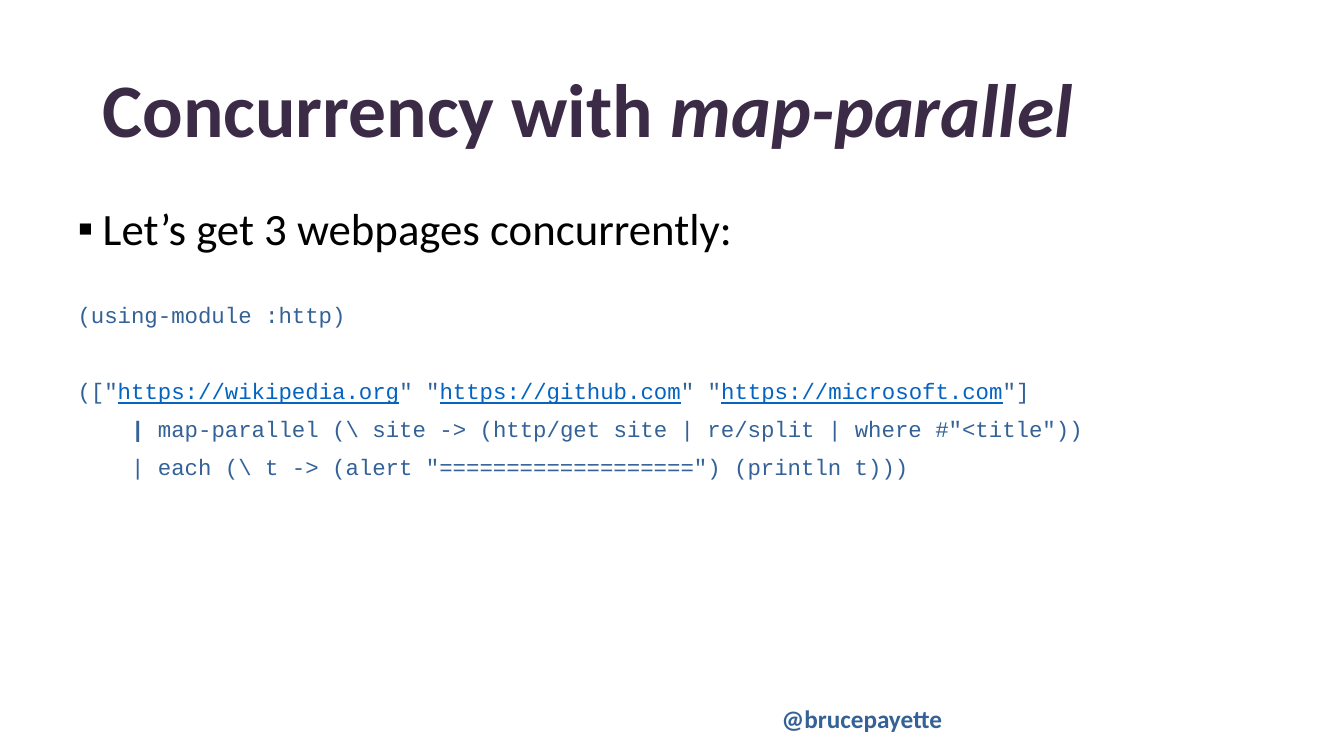
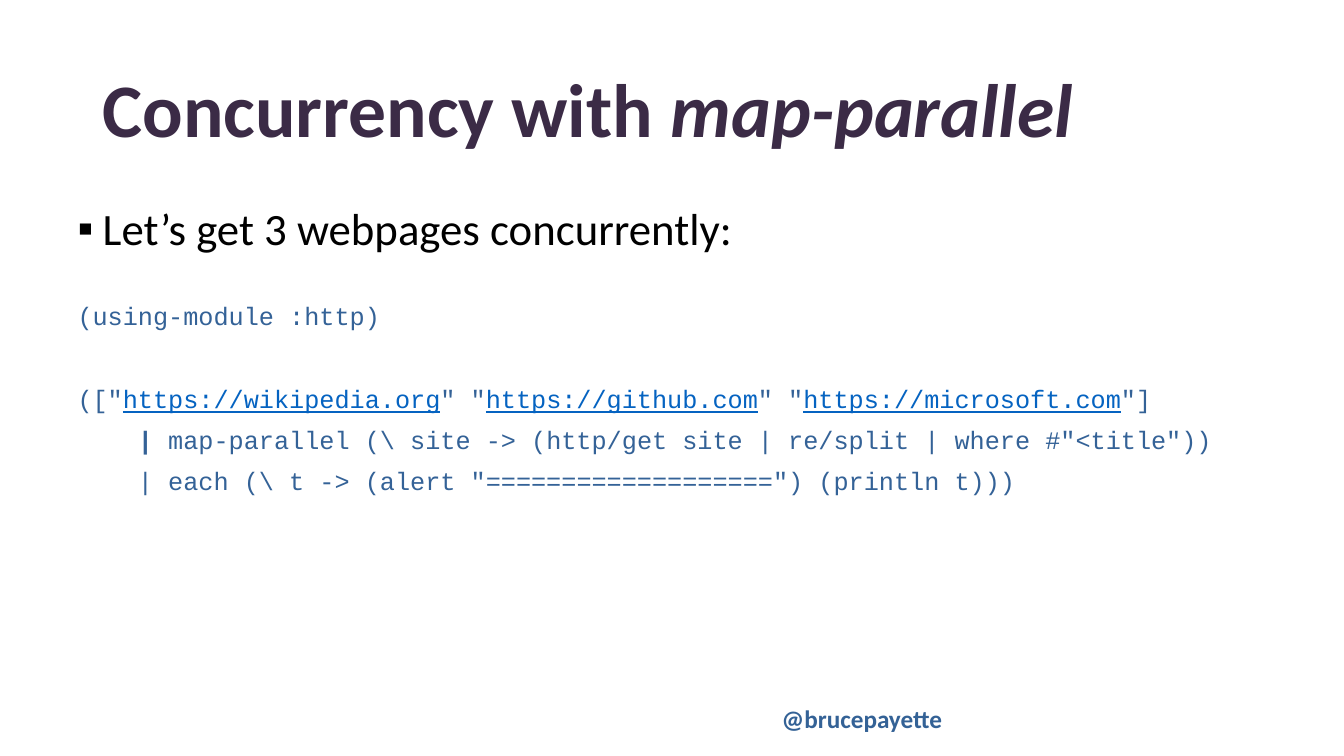
Before and after one commit to BrucePay/BraidLang, a slide deck: slide 22 of PSCONFEU23_payette_braid.pptx. Drawn at 1344x756 pixels with LibreOffice and Linux fonts; fonts in the diff are those of the drawing; background and template pictures are left out. Boxes give left, top, right and bottom in pixels: in the first picture for what was removed or moved away, otherwise in the second. Text is boxed around its words. In the diff, an @@ line names an element or a change of style, - is before the commit and + after.

Commit message:
Adjusted fonts

```diff
--- a/PSCONFEU23_payette_braid.pptx
+++ b/PSCONFEU23_payette_braid.pptx
@@ text at [78, 307, 1211, 496]: size 16 to 18 pt in "(using-module :http)", "(["https://wikipedia.org" "https://github.com" "https://micr ...", "| map-parallel (\ site -> (http/get site ...", "| each (\ t -> (alert "===================") ..." @@
```
Also in this commit, not shown: 2 other slides changed.
